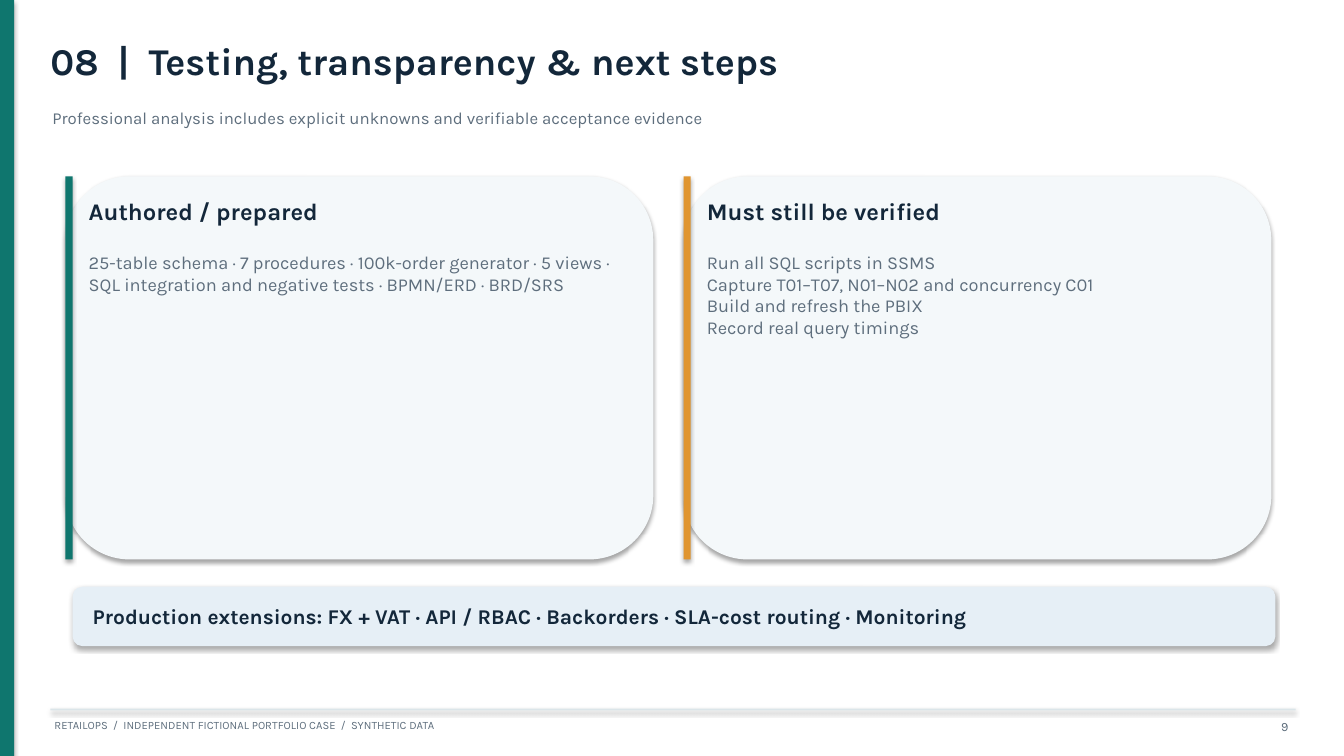
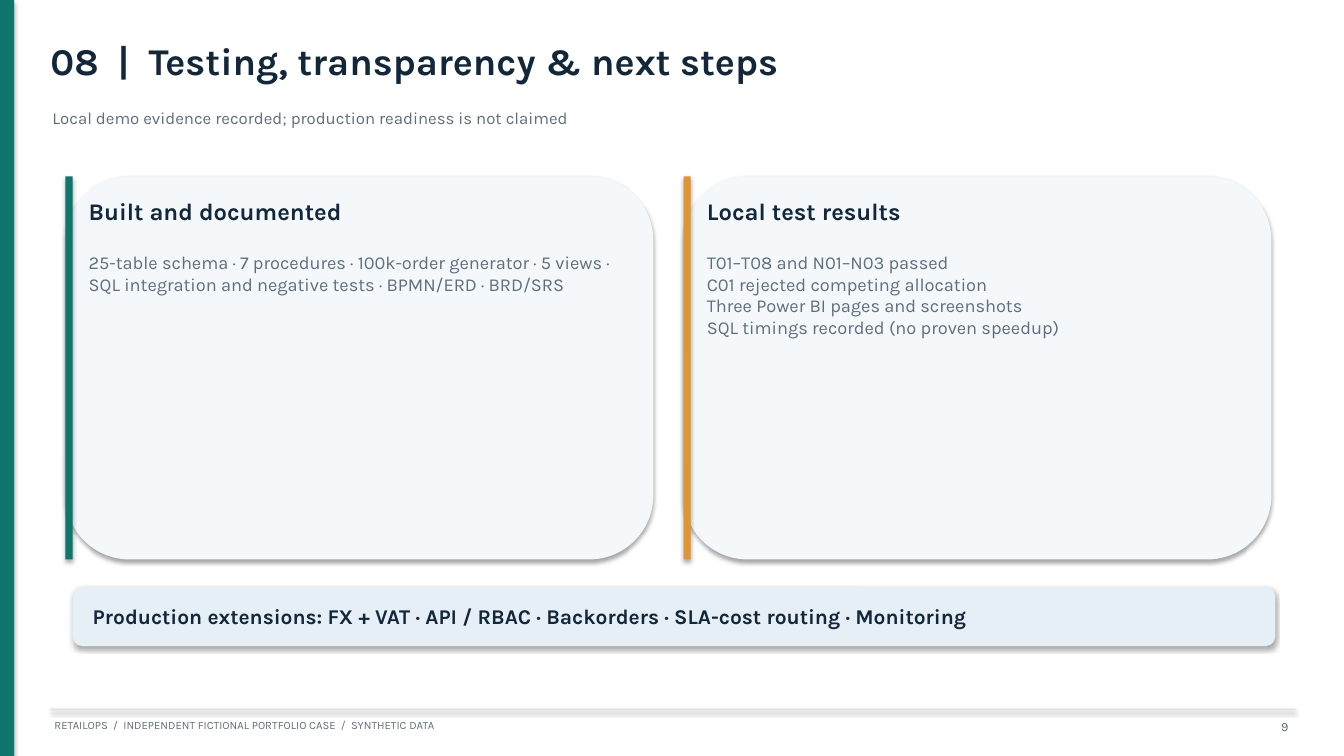
Before and after one commit to boriskribl/retailops-order-inventory-system, a slide deck: slide 9 of deliverables/RetailOps_Interview_Case_Study.pptx. Drawn at 1344x756 pixels with LibreOffice and Linux fonts; fonts in the diff are those of the drawing. Boxes give left, top, right and bottom in pixels: in the first picture for what was removed or moved away, otherwise in the second. Text is boxed around its words. In the diff, an @@ line names an element or a change of style, - is before the commit and + after.

```diff
--- a/deliverables/RetailOps_Interview_Case_Study.pptx
+++ b/deliverables/RetailOps_Interview_Case_Study.pptx
@@ text at (52,112,568,128): text changed @@
-Professional analysis includes explicit unknowns and verifiable acceptance evidence
+Local demo evidence recorded; production readiness is not claimed
@@ text at (89,203,341,221): text changed @@
-Authored / prepared
+Built and documented
@@ text at (707,203,901,221): text changed @@
-Must still be verified
+Local test results
@@ text at (707,256,1059,339): text changed @@
-Run all SQL scripts in SSMS
-Capture T01–T07, N01–N02 and concurrency C01
-Build and refresh the PBIX
-Record real query timings
+T01–T08 and N01–N03 passed
+C01 rejected competing allocation
+Three Power BI pages and screenshots
+SQL timings recorded (no proven speedup)
```
Also in this commit, not shown: 2 other slides changed, 7 other files.
